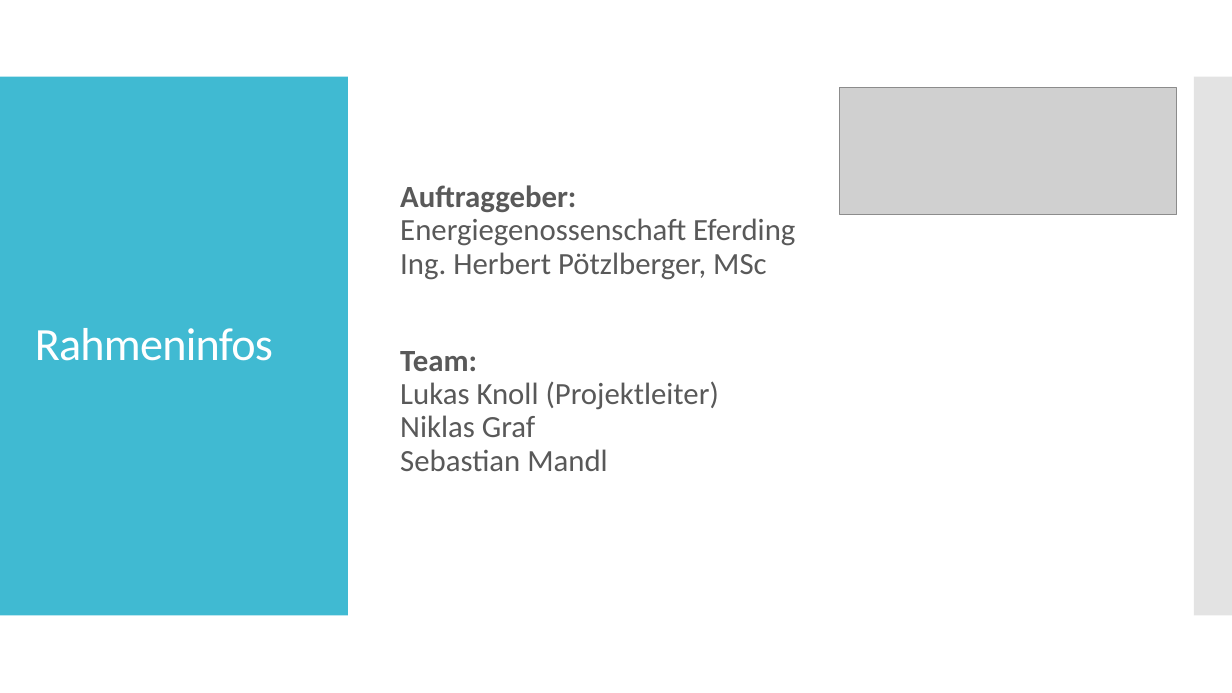
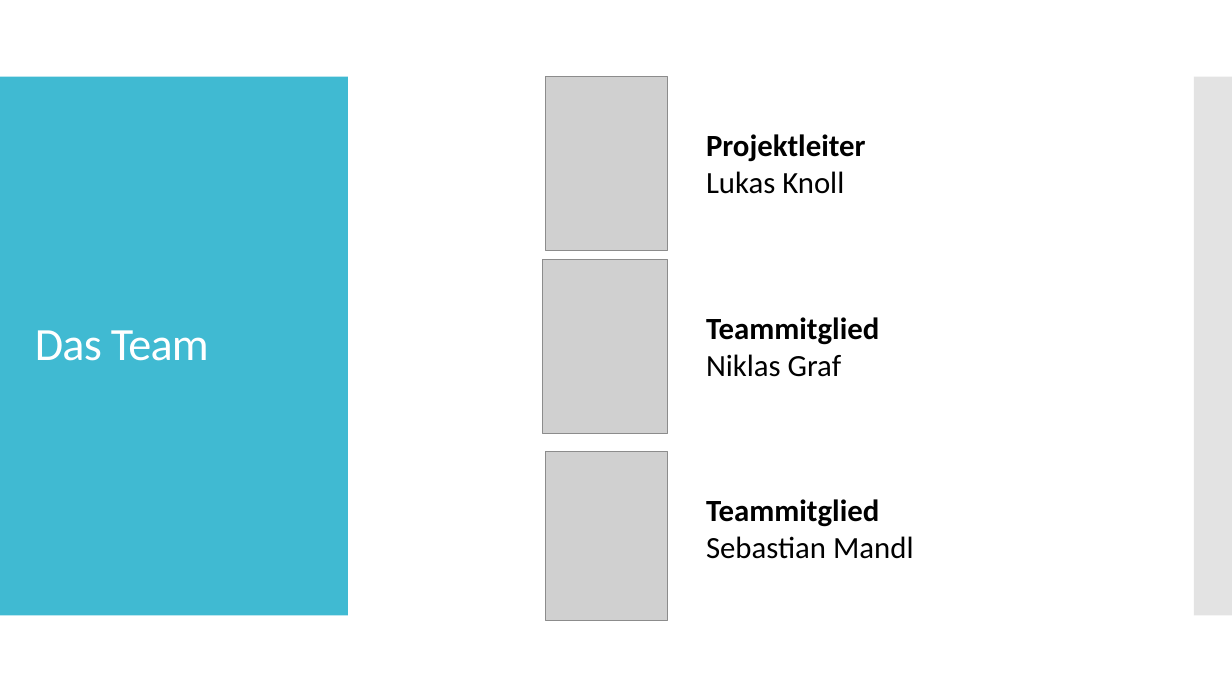
Before and after one commit to SebastianMandl/AEMS, a slide deck: slide 3 of Planung/Praesentationen/Praesentation_Firmentag.pptx (slide 2 before the commit). Drawn at 1232x693 pixels with LibreOffice and Linux fonts; fonts in the diff are those of the drawing; grey boxes stand for pictures. Boxes give left, top, right and bottom in pixels: in the first picture for what was removed or moved away, otherwise in the second. Text is boxed around its words. In the diff, an @@ line names an element or a change of style, - is before the commit and + after.

```diff
--- a/Planung/Praesentationen/Praesentation_Firmentag.pptx
+++ b/Planung/Praesentationen/Praesentation_Firmentag.pptx
@@ picture added at (x1=546, y1=77, x2=668, y2=250) @@
@@ picture removed at (x1=840, y1=88, x2=1177, y2=215) @@
@@ text added at (x1=706, y1=134, x2=866, y2=194), 24 pt, text #000000, bold @@
+Projektleiter
+Lukas Knoll
@@ text removed at (x1=400, y1=185, x2=795, y2=471) @@
-Auftraggeber:
-Energiegenossenschaft Eferding
-Ing. Herbert Pötzlberger, MSc
-Team:
-Lukas Knoll (Projektleiter)
-Niklas Graf
-Sebastian Mandl
@@ picture added at (x1=543, y1=260, x2=668, y2=433) @@
@@ text added at (x1=706, y1=317, x2=879, y2=377), 24 pt, text #000000, bold @@
+Teammitglied
+Niklas Graf
@@ title at (x1=35, y1=330, x2=209, y2=361): text changed @@
-Rahmeninfos
+Das Team
@@ picture added at (x1=546, y1=452, x2=668, y2=621) @@
@@ text added at (x1=706, y1=499, x2=913, y2=559), 24 pt, text #000000 @@
+Teammitglied
+Sebastian Mandl
```
Also in this commit, not shown: 3 other slides changed, 3 slides added, 1 slide removed, 1 other file.
